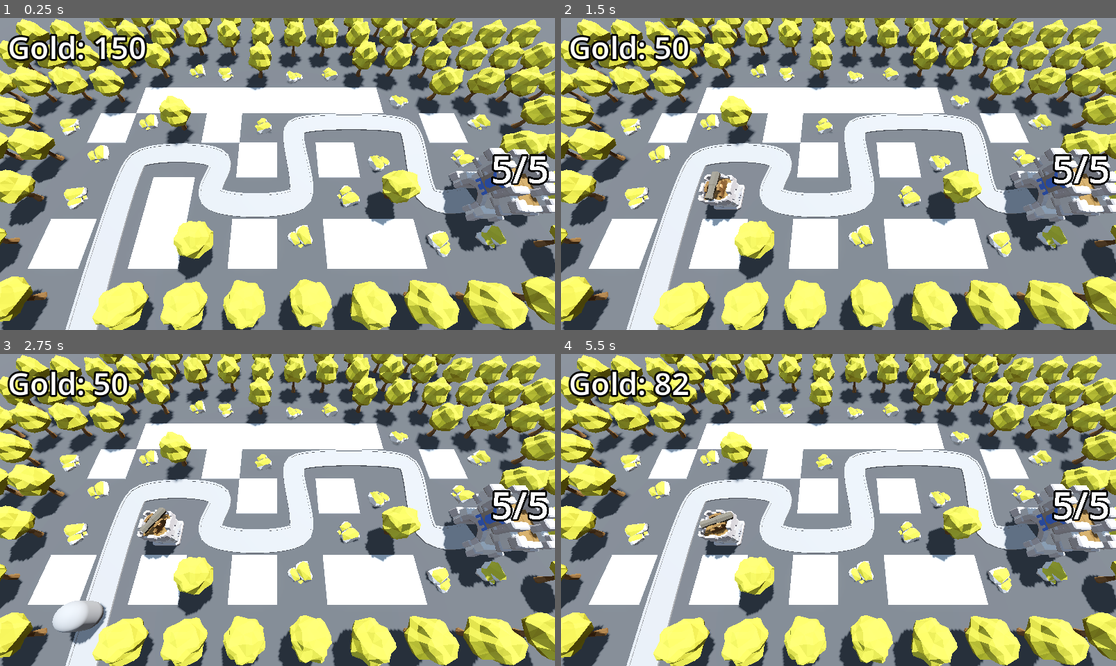
Above: before the commit, frames 1-4 (two rows, left to right).
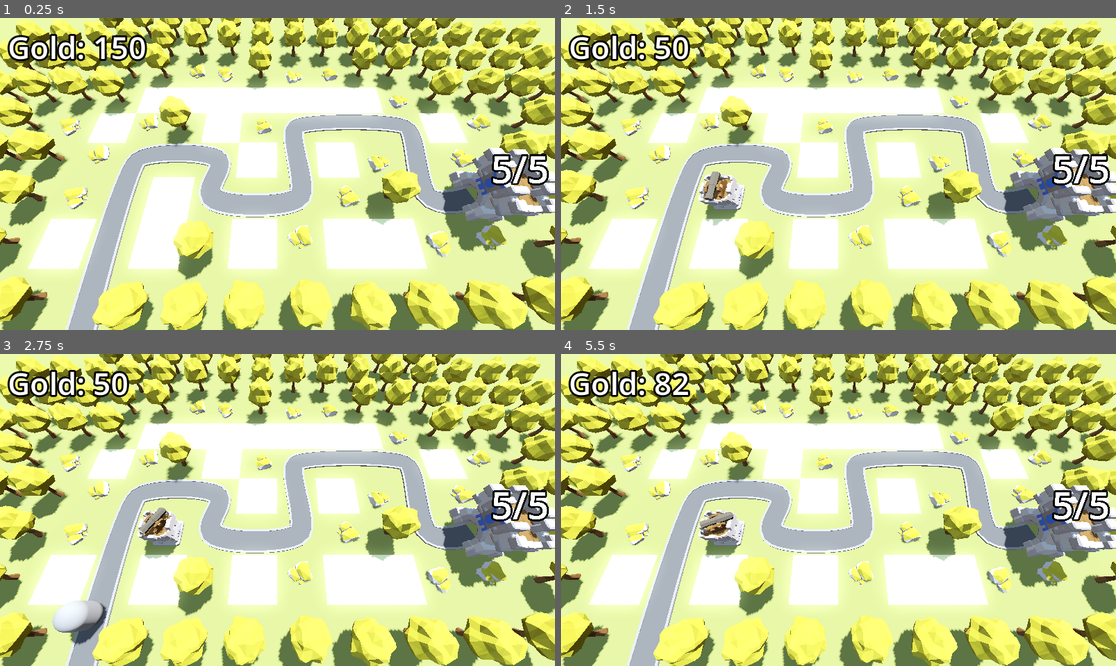
Above: after the commit, the same moments.

Repository: SugarF0x/barblast-3d
Game: Godot game, scene res://BaseLevel.tscn
Two runs of this game, one before a commit and one after it. Both use one fixed random seed, a clock stepped at 60 frames per second and the inputs below.
Inputs (mouse positions are in pixels of both pictures, inside the frame that each line leads up to):
- Up to frame 1 (0.25 s): no input
- Up to frame 2 (1.5 s): tap Enter at 0.5 s; move the mouse to (960, 158) at 0.52 s; click (960, 158) at 0.6 s; tap Space at 1.25 s; move the mouse to (727, 189) at 1.27 s; click (727, 189) at 1.35 s
- Up to frame 3 (2.75 s): tap Enter at 2 s; move the mouse to (333, 441) at 2.02 s; click (333, 441) at 2.1 s
- Up to frame 4 (5.5 s): move the mouse to (810, 572) at 2.77 s; click (810, 572) at 2.85 s; move the mouse to (1005, 556) at 3.52 s; click (1005, 556) at 3.6 s; move the mouse to (672, 463) at 4.27 s; click (672, 463) at 4.35 s; move the mouse to (866, 510) at 5.02 s; click (866, 510) at 5.1 s

The runs differ from the first frame. In frame 1, 51% of the frame differs, in the area x 0-100%, y 0-100%; in frame 2, 51%; in frame 3, 51%; in frame 4, 51%.

Commit message:
color floor & road

Diff:
--- a/BaseLevel.tscn
+++ b/BaseLevel.tscn
@@ -25,7 +25,7 @@
 glow_enabled = true
 
 [sub_resource type="StandardMaterial3D" id="StandardMaterial3D_jvajy"]
-albedo_color = Color(0.266667, 0.266667, 0.266667, 1)
+albedo_color = Color(0.560784, 0.6, 0.301961, 1)
 
 [sub_resource type="Curve3D" id="Curve3D_yvn7s"]
 _data = {
@@ -33,6 +33,9 @@
 "tilts": PackedFloat32Array(0, 0, 0, 0, 0, 0, 0, 0, 0)
 }
 point_count = 9
+
+[sub_resource type="StandardMaterial3D" id="StandardMaterial3D_fsm4n"]
+albedo_color = Color(0.360784, 0.360784, 0.360784, 1)
 
 [sub_resource type="LabelSettings" id="LabelSettings_s13n6"]
 font_size = 64
@@ -50,7 +53,7 @@
 transform = Transform3D(-0.866025, -0.433013, 0.25, 0, 0.5, 0.866025, -0.5, 0.75, -0.433013, 0, 0, 0)
 shadow_enabled = true
 
-[node name="CSGBox3D" type="CSGBox3D" parent="."]
+[node name="Floor" type="CSGBox3D" parent="."]
 transform = Transform3D(1, 0, 0, 0, 1, 0, 0, 0, 1, 0, -1, 0)
 size = Vector3(100, 2, 100)
 material = SubResource("StandardMaterial3D_jvajy")
@@ -91,6 +94,7 @@
 path_continuous_u = true
 path_u_distance = 1.0
 path_joined = false
+material = SubResource("StandardMaterial3D_fsm4n")
 
 [node name="LeftEdge" type="CSGPolygon3D" parent="EnemyPath"]
 polygon = PackedVector2Array(-1.1, 0, -1.1, 0.15, -0.9, 0.15, -0.9, 0)
Not shown: 1 places in BaseLevel.tscn that only renumber resources
